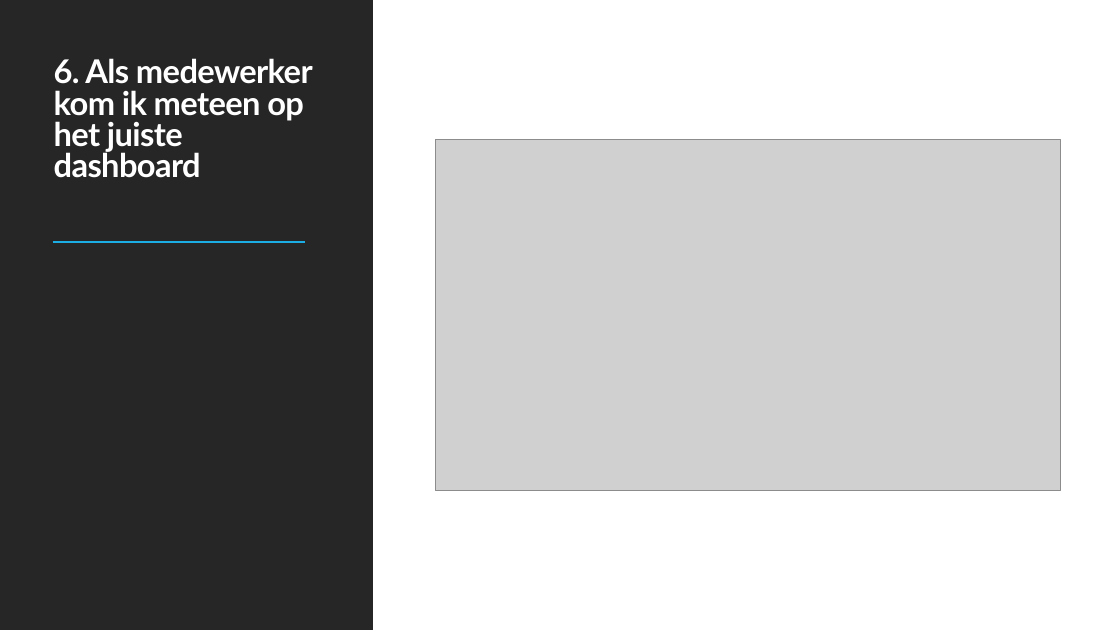
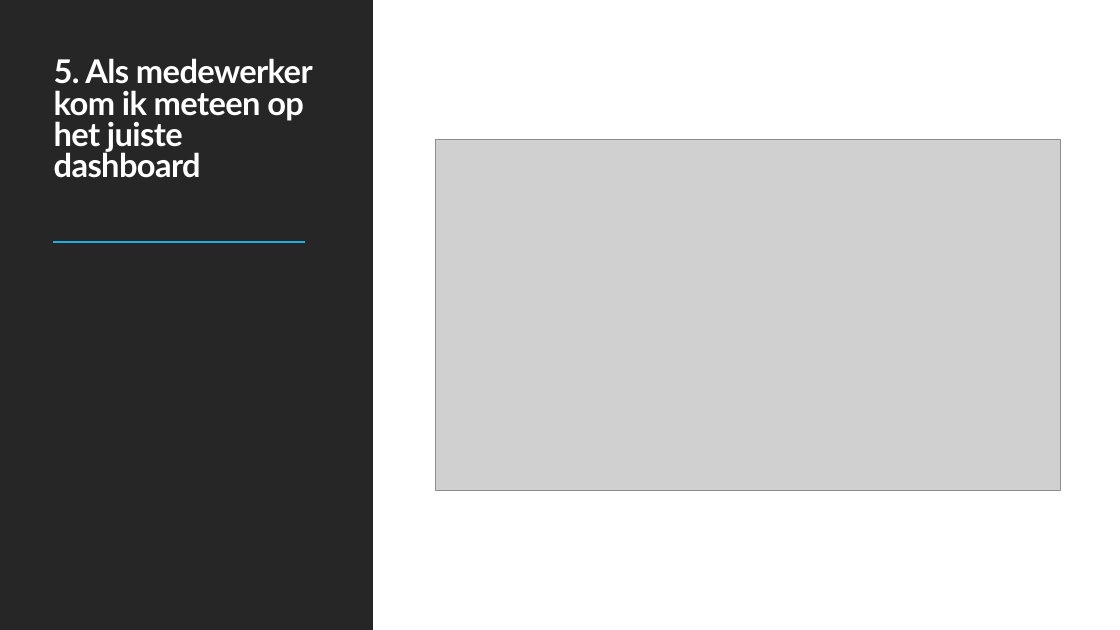
Before and after one commit to DimitriFlorijn/E3-Barroc-Intens, a slide deck: slide 7 of Barroc Intens.pptx (slide 9 before the commit). Drawn at 1120x630 pixels with LibreOffice and Linux fonts; fonts in the diff are those of the drawing; grey boxes stand for pictures. Boxes give left, top, right and bottom in pixels: in the first picture for what was removed or moved away, otherwise in the second. Text is boxed around its words. In the diff, an @@ line names an element or a change of style, - is before the commit and + after.

```diff
--- a/Barroc Intens.pptx
+++ b/Barroc Intens.pptx
@@ title at bbox=[54, 58, 313, 178]: text changed @@
-6. Als medewerker kom ik meteen op het juiste dashboard
+5. Als medewerker kom ik meteen op het juiste dashboard
```
Also in this commit, not shown: 8 other slides changed, 1 slide added, 4 slides removed.
